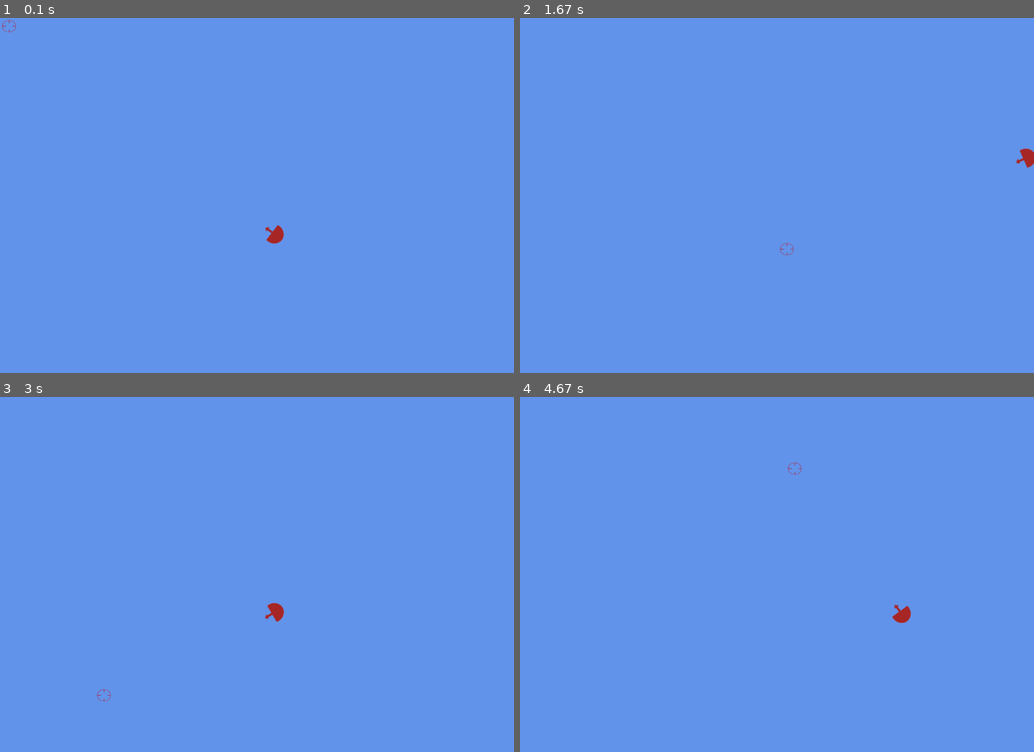
Above: before the commit, frames 1-4 (two rows, left to right).
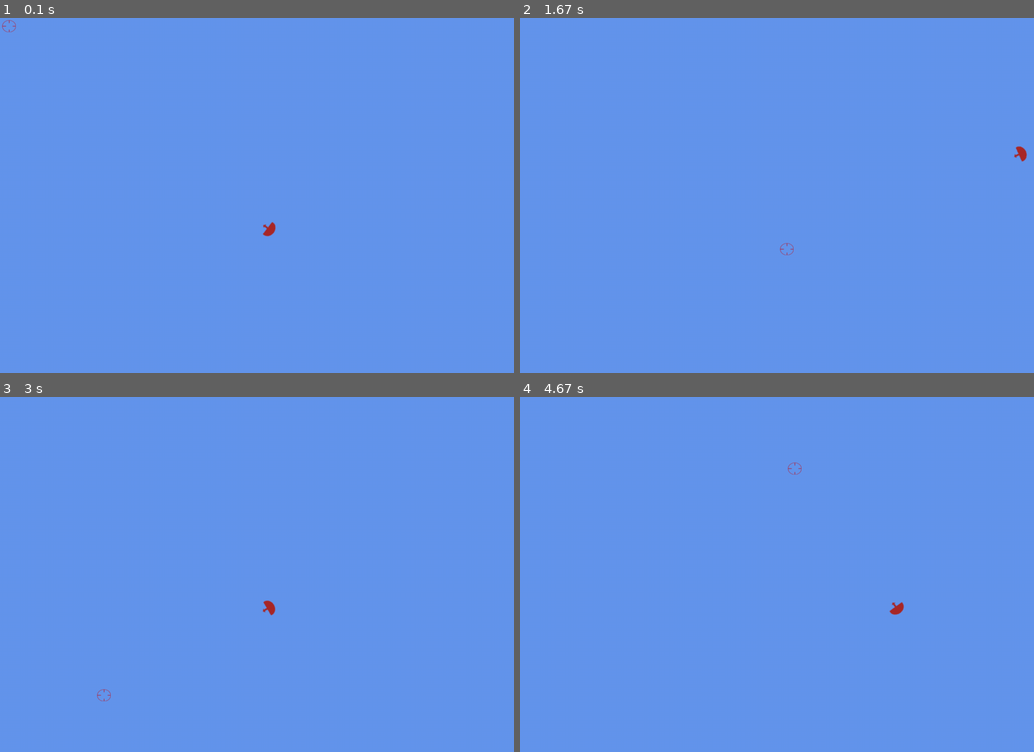
Above: after the commit, the same moments.

Repository: Exodus111/Infinite-Adventure
Game: pygame game, started from Infinite_Adventure.py
The game is run twice, just before and just after one commit, with the same random seed, the same clock (stepped at 60 frames per second) and the same inputs.
Inputs (mouse positions are in pixels of both pictures, inside the frame that each line leads up to):
- Up to frame 1 (0.1 s): no input
- Up to frame 2 (1.67 s): hold Right 0.33-0.8 s; move the mouse to (756, 234) at 0.37 s; hold Up 0.83-1.13 s; move the mouse to (941, 206) at 0.87 s; hold D 1.17-1.63 s; move the mouse to (782, 241) at 1.2 s
- Up to frame 3 (3 s): hold Left 1.67-2.2 s; move the mouse to (133, 599) at 1.7 s; hold S 2.23-2.53 s; move the mouse to (308, 684) at 2.27 s; hold Left 2.57-2.97 s; move the mouse to (97, 688) at 2.6 s
- Up to frame 4 (4.67 s): hold W 3-3.37 s; move the mouse to (854, 457) at 3.03 s; hold Right 3.4-4.03 s; move the mouse to (967, 737) at 3.43 s; hold S 4.07-4.43 s; move the mouse to (838, 631) at 4.1 s; hold Left from 4.47 s (still down); move the mouse to (787, 460) at 4.5 s

The runs differ from the first frame. In frame 1, 0.2% of the frame differs, in the area x 51-56%, y 57-64%; in frame 2, 0.1%; in frame 3, 0.1%; in frame 4, 0.2%.

Commit message:
In the process of making some major changes to my code structure. Had to redo everything from the ground up, but the end result will be way better.

Diff:
--- /dev/null
+++ b/Inf_Adv.py
@@ -0,0 +1,82 @@
+'''
+Created on Dec 29, 2012
+
+@author: aurelio
+'''
+import pygame
+from pygame.locals import *
+from Mainloop import *
+
+class Game(GameState):
+    def __init__(self):
+        self.w = 1240
+        self.h = 960
+        GameState.__init__(self, size=(self.w, self.h), fill=(255, 255, 255))
+        self.brickColor = (156, 102, 31)
+        self.coldgreyColor = (128, 138, 135)
+        self.yellowColor = (255, 255, 0)
+
+        level1 = [line.strip() for line in open('level_1.txt')]
+        self.walls, self.end_rect = self.draw_map(level1, 16, 16)
+
+        self.player_rect = pygame.Rect(32, 32, 16, 16)
+        self.player_image = pygame.image.load("Arrow_cursor.png")
+        self.player_moveUp, self.player_moveLeft, self.player_moveDown, self.player_moveRight = False, False, False, False
+
+    def update(self):
+        if self.player_moveUp == True:
+            self.player_rect.y -= 5
+        if self.player_moveLeft == True:
+            self.player_rect.x -= 5
+        if self.player_moveDown == True:
+            self.player_rect.y += 5
+        if self.player_moveRight == True:
+            self.player_rect.x += 5
+
+
+    def draw(self):
+        self.screen.fill(self.brickColor)
+        for wall in self.walls:
+            pygame.draw.rect(self.screen, (self.coldgreyColor), wall)
+        pygame.draw.rect(self.screen, (self.yellowColor), self.end_rect)
+
+        pygame.draw.rect(self.screen, (255, 255, 255), self.player_rect )
+        self.screen.blit(self.player_image, (self.player_rect.x, self.player_rect.y))
+
+
+    def key_down(self, key):
+        if key in (K_w, K_UP):
+            self.player_moveUp = True
+        if key in (K_a, K_LEFT):
+            self.player_moveLeft = True
+        if key in (K_s, K_DOWN):
+            self.player_moveDown = True
+        if key in (K_d, K_RIGHT):
+            self.player_moveRight = True
+
+
+    def key_up(self, key):
+        if key in (K_w, K_UP):
+            self.player_moveUp = False
+        if key in (K_a, K_LEFT):
+            self.player_moveLeft = False
+        if key in (K_s, K_DOWN):
+            self.player_moveDown = False
+        if key in (K_d, K_RIGHT):
+            self.player_moveRight = False
+
+    def mouse_down(self, button, pos):
+        pass
+
+    def mouse_up(self, button, pos):
+        pass
+
+    def mouse_motion(self, buttons, pos, rel):
+        pass
+
+
+
+
+
+s = Game()
+s.main_loop(60)
--- a/Infinite_Adventure.py
+++ b/Infinite_Adventure.py
@@ -55,6 +55,7 @@
 # This updates the rotation of the playersprite towards the mouse
         mouse_x, mouse_y = self.mx, self.my
         player_x, player_y = self.kx, self.ky
+
         angle = math.atan2(player_x-mouse_x, player_y-mouse_y)
         angle = angle * (180/ math.pi)
         angle = (angle) % 360
--- /dev/null
+++ b/Mainloop.py
@@ -0,0 +1,97 @@
+'''
+Created on Dec 29, 2012
+
+@author: aurelio
+'''
+
+# This file can be used as a base for pretty much any Pygame based game (except for the Wall class)
+
+
+import pygame, math, sys, os
+from pygame.locals import *
+
+# First we intialize pygame and set up a few class variables.
+class GameState(object):
+    def __init__(self, size=(640, 480), fill=(255, 255, 255)):
+        os.environ["SDL_VIDEO_CENTERED"] = "1"
+        pygame.init()
+        self.screen = pygame.display.set_mode(size)
+        self.screen.fill(fill)
+        self.clock = pygame.time.Clock()
+        self.running = False
+
+
+# The Event handler fires off in case of events and runs the appropriate function.
+    def event_handler(self):
+        for event in pygame.event.get():
+            if event.type == QUIT:
+                self.running = False
+            elif event.type == KEYDOWN:
+                self.key_down(event.key)
+            elif event.type == KEYUP:
+                self.key_up(event.key)
+            elif event.type == MOUSEBUTTONDOWN:
+                self.mouse_down(event.button, event.pos)
+            elif event.type == MOUSEBUTTONUP:
+                self.mouse_up(event.button, event.pos)
+            elif event.type == MOUSEMOTION:
+                self.mouse_motion(event.buttons, event.pos, event.rel)
+
+#The mainloop runs the game, nothing that is not in here will run.
+    def main_loop(self, fps=0):
+        self.running = True
+
+        while self.running:
+            # pygame.display.set_caption("FPS: %i" % self.clock.get_fps())
+            self.event_handler()
+            self.update()
+            self.draw()
+            pygame.display.flip()
+            self.clock.tick(fps)
+
+
+# Rotates any object, to face any other object.
+    def rotate(self, pos1, pos2):
+        angle = math.atan2(pos1[0] - pos2[0], pos1[1] - pos2[1])
+        angle = angle * (180/ math.pi)
+        angle = (angle) % 360
+        return angle
+
+# This function is also run in the mainloop, lots of code will go here, but mostly in child classes.
+    def update(self):
+        pass
+
+# This function is also called by the main loop, and will also mostly be run by child classes.
+    def draw(self):
+        pass
+
+    def key_down(self, key):
+        pass
+
+    def key_up(self, key):
+        pass
+
+    def mouse_down(self, button, pos):
+        pass
+
+    def mouse_up(self, button, pos):
+        pass
+
+    def mouse_motion(self, buttons, pos, rel):
+        pass
+
+    def draw_map(self, map, w, h):
+        walls = []
+        x = y = 0
+        for row in map:
+            for col in row:
+                if col == "W":
+                    thatwall = pygame.Rect(x, y, w, h)
+                    walls.append(thatwall)
+                elif col == "E":
+                    end_rect = pygame.Rect(x, y, w, h)
+                x += 16
+            y += 16
+            x = 0
+
+        return walls, end_rect
--- /dev/null
+++ b/level_1.txt
@@ -0,0 +1,62 @@
+"WWWWWWWWWWWWWWWWWWWWWWWWWWWWWWWWWWWWWWWWWWWWWWWWWWWWWWWWWWWWWWWWWWWWWWWWWWWWWW",
+"WWWWWWWWWWWWWWWWWWWWWWWWWWWWWWWWWWWWWWWWWWWWWWWWWWWWWWWWWWWWWWWWWWWWWWWWWWWWWW",
+"WW                                                               E          WW",
+"WW                                                                          WW",
+"WW                                                                          WW",
+"WW                                                                          WW",
+"WW                                                                          WW",
+"WW                                                                          WW",
+"WW                                                                          WW",
+"WW                                                                          WW",
+"WW                    WWWWWWWWWWWWWWWWWWWWWWWWWWWWWWWW                      WW",
+"WW                    WW                            WW                      WW",
+"WW                    WW                            WW                      WW",
+"WW                    WW                            WW                      WW",
+"WW                    WW                            WW                      WW",
+"WW                    WW                            WW                      WW",
+"WW                    WW                            WW                      WW",
+"WW                    WW                            WW                      WW",
+"WW                    WWWWWWWWWWWW     WWWWWWWWWWWWWWW                      WW",
+"WW                                                                          WW",
+"WW                                                                          WW",
+"WW                                                                          WW",
+"WW                                                                          WW",
+"WW                                                                          WW",
+"WW                                                                          WW",
+"WW                                                                          WW",
+"WW                                                                          WW",
+"WW                                                                          WW",
+"WW                                                                          WW",
+"WW                                                                          WW",
+"WW                                                                          WW",
+"WW                                                                          WW",
+"WW                                WWWW                                      WW",
+"WW                                WWWWW                                     WW",
+"WW                                WWWWWWW                                   WW",
+"WW                                                                          WW",
+"WW                                                                          WW",
+"WW                                                                          WW",
+"WW                                                                          WW",
+"WW                                                                          WW",
+"WW                                                                          WW",
+"WW                                                                          WW",
+"WW                                                                          WW",
+"WW                                                                          WW",
+"WW                                                                          WW",
+"WW                                                                          WW",
+"WW                                                                          WW",
+"WW                                                                          WW",
+"WW                                                                          WW",
+"WW                                                                          WW",
+"WW                                                                          WW",
+"WW                                                                          WW",
+"WW                                                                          WW",
+"WW                                                                          WW",
+"WW                                                                          WW",
+"WW                                                                          WW",
+"WW                                                                          WW",
+"WW                                                                          WW",
+"WW                                                                          WW",
+"WW                                                                          WW",
+"WWWWWWWWWWWWWWWWWWWWWWWWWWWWWWWWWWWWWWWWWWWWWWWWWWWWWWWWWWWWWWWWWWWWWWWWWWWWWW",
+"WWWWWWWWWWWWWWWWWWWWWWWWWWWWWWWWWWWWWWWWWWWWWWWWWWWWWWWWWWWWWWWWWWWWWWWWWWWWWW"
Binary file changed: Arrow_cursor.png
